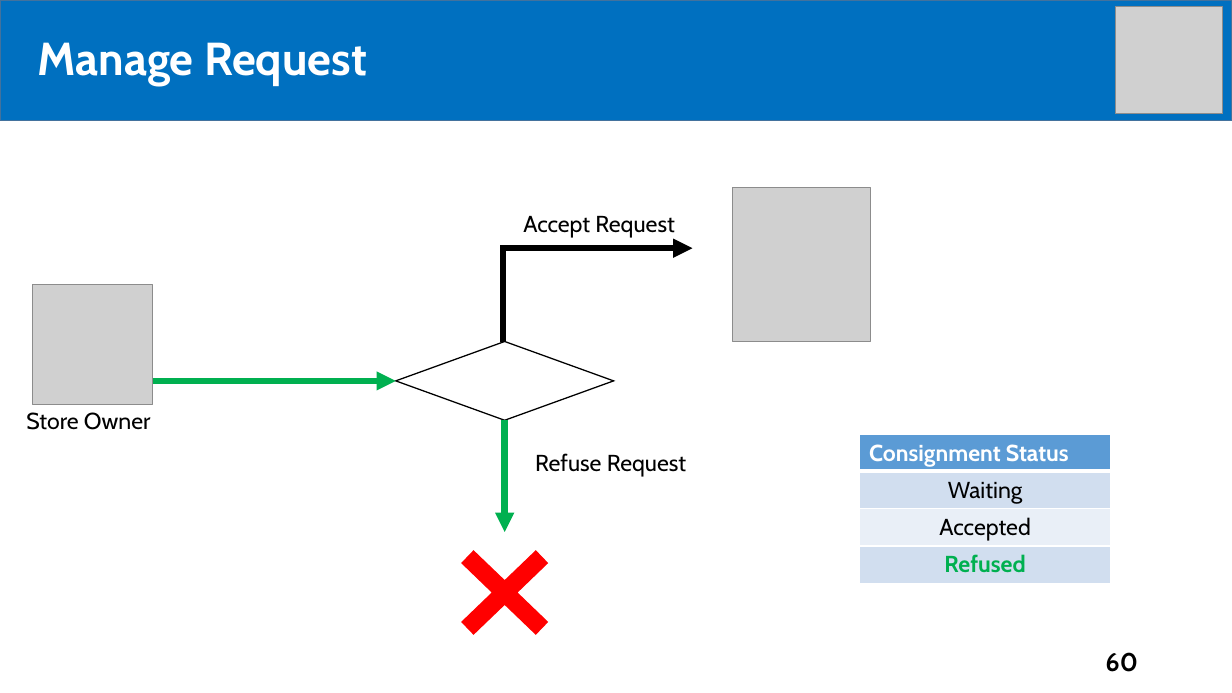
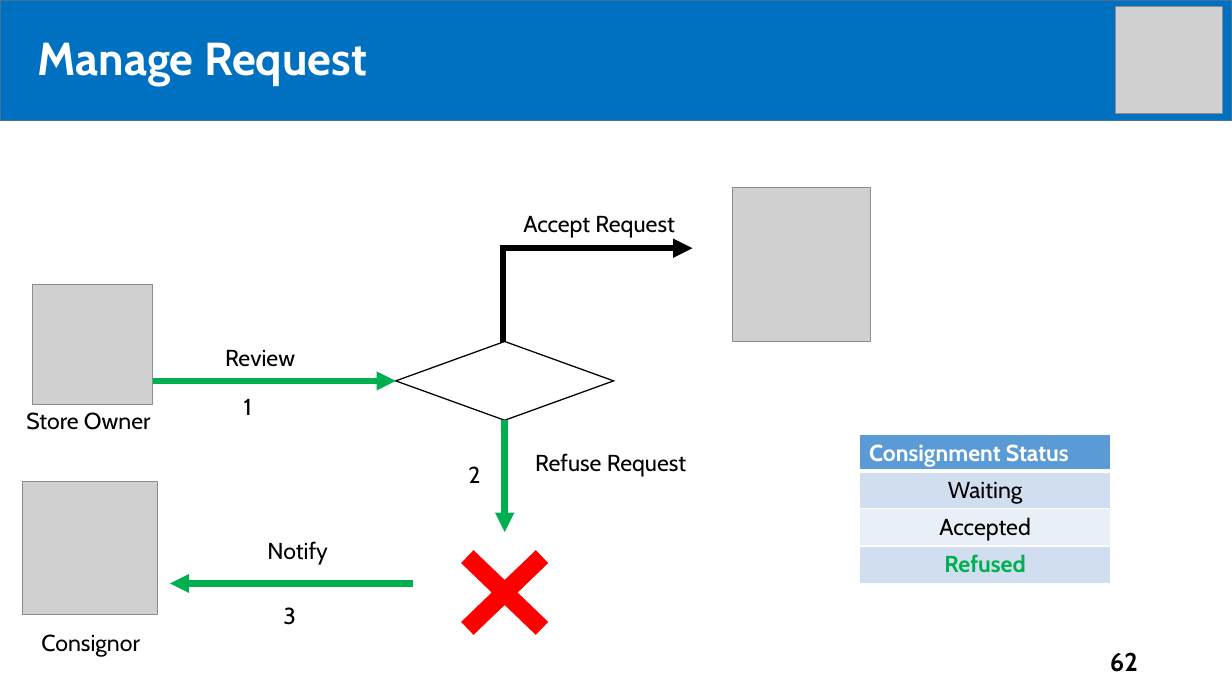
Before and after one commit to tiendan3108/CP, a slide deck: slide 62 of Source/Presentation/PreFinalPresentation.pptx (slide 60 before the commit). Drawn at 1232x693 pixels with LibreOffice and Linux fonts; fonts in the diff are those of the drawing; grey boxes stand for pictures. Boxes give left, top, right and bottom in pixels: in the first picture for what was removed or moved away, otherwise in the second. Text is boxed around its words. In the diff, an @@ line names an element or a change of style, - is before the commit and + after.

```diff
--- a/Source/Presentation/PreFinalPresentation.pptx
+++ b/Source/Presentation/PreFinalPresentation.pptx
@@ text added at bbox=[225, 350, 295, 367], 18 pt, text #000000 @@
+Review
@@ text added at bbox=[244, 399, 252, 415], 18 pt, text #000000 @@
+1
@@ text added at bbox=[468, 466, 480, 483], 18 pt, text #000000 @@
+2
@@ picture added at bbox=[22, 482, 157, 615] @@
@@ text added at bbox=[267, 541, 327, 565], 18 pt, text #000000 @@
+Notify
@@ arrow added from (413, 583) to (170, 583), #00B050 5 pt @@
@@ text added at bbox=[283, 607, 296, 625], 18 pt, text #000000 @@
+3
@@ text added at bbox=[41, 634, 139, 657], 18 pt, text #000000 @@
+Consignor
@@ page number at bbox=[1110, 652, 1138, 672]: text changed @@
-60
+62
```
Also in this commit, not shown: 10 other slides changed, 2 slides added.
